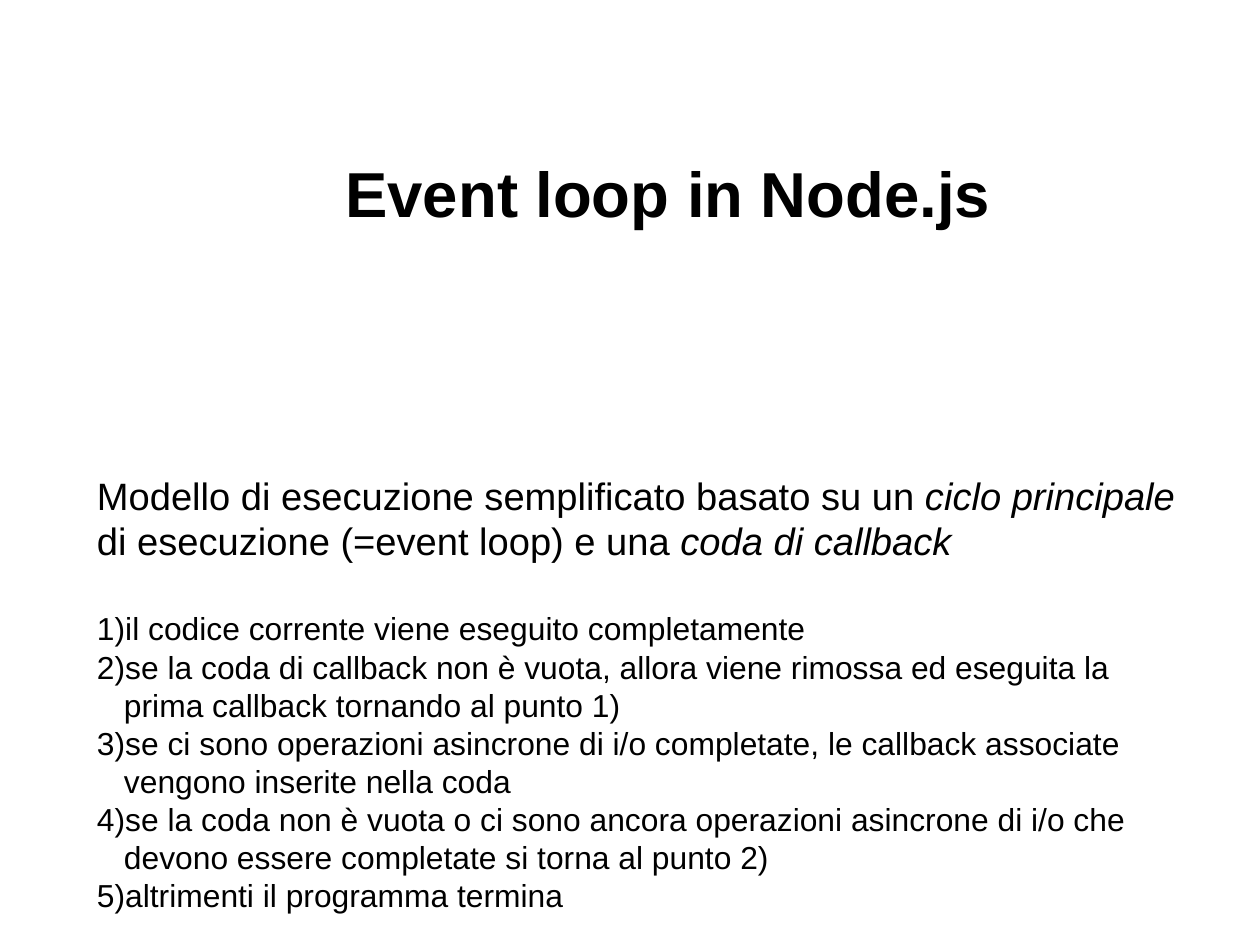
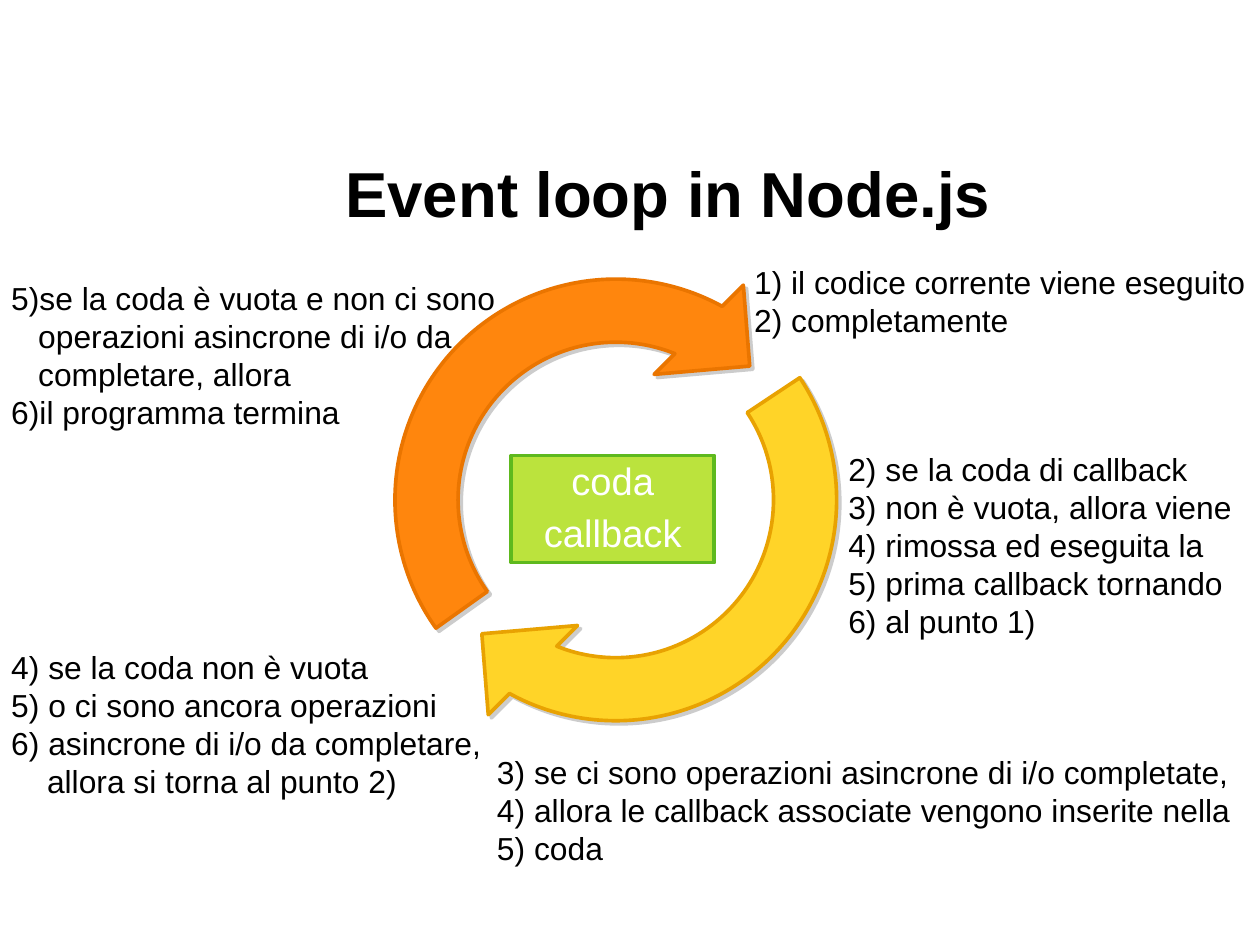
Before and after one commit to davideancona/minicorsiRAISE, a slide deck: slide 11 of iot/NodeJs1.odp (slide 10 before the commit). Drawn at 1260x945 pixels with LibreOffice and Linux fonts; fonts in the diff are those of the drawing. Boxes give left, top, right and bottom in pixels: in the first picture for what was removed or moved away, otherwise in the second. Text is boxed around its words. In the diff, an @@ line names an element or a change of style, - is before the commit and + after.

Commit message:
iot modified:   iot/NodeJs1.odp

```diff
--- a/iot/NodeJs1.odp
+++ b/iot/NodeJs1.odp
@@ circular arrow added at <box>259,143,974,858</box>, fill #FF860D, outline #EA7500 2.3 pt @@
@@ circular arrow added at <box>259,142,974,857</box>, fill #FFD428, outline #E8A202 2.3 pt @@
@@ text added at <box>11,286,495,430</box>, 20 pt, text #000000 @@
+5) se la coda è vuota e non ci sono operazioni asincrone di i/o da completare, allora
+6) il programma termina
@@ text added at <box>791,271,1245,338</box>, 20 pt, text #000000 @@
+1) il codice corrente viene eseguito
+2) completamente
@@ rectangle added at <box>511,456,715,564</box>, fill #BBE33D, outline #5EB91E 2.3 pt, 24 pt, text #FFFFFF @@
+coda
+callback
@@ text added at <box>885,458,1232,639</box>, 20 pt, text #000000 @@
+2) se la coda di callback
+3) non è vuota, allora viene
+4) rimossa ed eseguita la
+5) prima callback tornando
+6) al punto 1)
@@ text removed at <box>97,482,1175,913</box> @@
-Modello di esecuzione semplificato basato su un ciclo principale di esecuzione (=event loop) e una coda di callback
-1) il codice corrente viene eseguito completamente
-2) se la coda di callback non è vuota, allora viene rimossa ed eseguita la prima callback tornando al punto 1)
-3) se ci sono operazioni asincrone di i/o completate, le callback associate vengono inserite nella coda
-4) se la coda non è vuota o ci sono ancora operazioni asincrone di i/o che devono essere completate si torna al punto 2)
-5) altrimenti il programma termina
@@ text added at <box>47,655,481,799</box>, 20 pt, text #000000 @@
+4) se la coda non è vuota
+5) o ci sono ancora operazioni
+6) asincrone di i/o da completare, allora si torna al punto 2)
@@ text added at <box>534,761,1230,861</box>, 20 pt, text #000000 @@
+3) se ci sono operazioni asincrone di i/o completate,
+4) allora le callback associate vengono inserite nella
+5) coda
```
Also in this commit, not shown: 5 other slides changed, 1 slide added.
